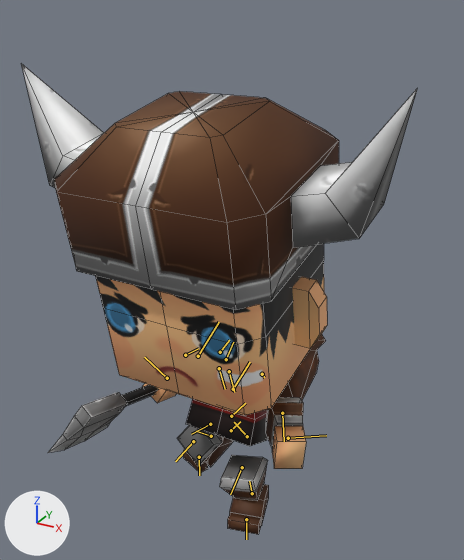
Renders of the FBX model dev/box/mini_knight.fbx from each side of a commit.
One viewpoint serves both versions: a 50 mm camera at (1.54, -2.73, 2.75) aimed at (0.03, 0.01, 1.38). The lights are fixed; the arrows at lower left show +X, +Y and +Z. Both versions are drawn at frame 1 of the action 'Armature|idle_knight'; the numbers are the values there. The bones that bend it are drawn over the model as lines. Mesh edges are drawn as thin lines.

Objects in the first picture: 'Mesh', 'axe', 'back', 'cap'.
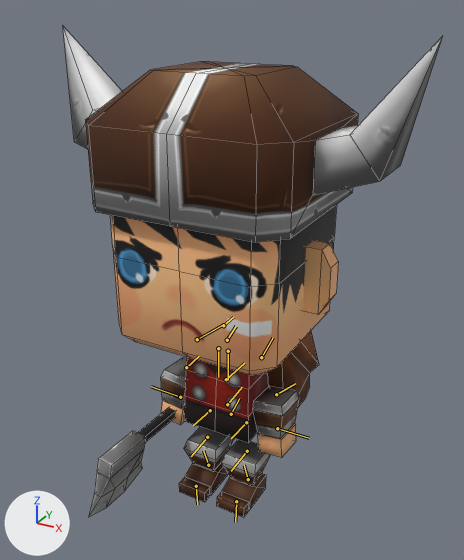
Location of each change, (x1, y1, x2, y2) in pixels of the pictures (464 x 560 px):
'cap', posed (13% shorter)
    before: (22, 64, 417, 310)
    after: (63, 27, 443, 242)
'Mesh', posed (8% taller)
    before: (96, 244, 327, 534)
    after: (110, 204, 338, 517)
'axe', posed (21% narrower, 61% taller)
    before: (48, 385, 159, 453)
    after: (88, 407, 176, 517)
'back', posed
    before: (279, 334, 326, 400)
    after: (268, 331, 319, 407)
bone 'hips', root to tip
    before: (231, 430) to (240, 421)
    after: (231, 414) to (239, 398)
bone 'spine', root to tip
    before: (231, 416) to (245, 403)
    after: (227, 404) to (242, 387)
bone 'ribs', root to tip
    before: (233, 389) to (250, 362)
    after: (226, 379) to (244, 363)
bone 'head', root to tip
    before: (220, 352) to (229, 340)
    after: (223, 325) to (233, 317)
bone 'upper_arm.L', root to tip
    before: (262, 374) to (264, 377)
    after: (261, 357) to (273, 337)
bone 'forearm.L', root to tip
    before: (282, 413) to (284, 441)
    after: (276, 394) to (295, 383)
bone 'upper_arm.R', root to tip
    before: (198, 356) to (219, 322)
    after: (197, 339) to (223, 324)
bone 'forearm.R', root to tip
    before: (185, 355) to (198, 348)
    after: (186, 367) to (199, 356)
bone 'thigh.L', root to tip
    before: (247, 436) to (234, 422)
    after: (246, 422) to (231, 438)
bone 'shin.L', root to tip
    before: (242, 467) to (230, 494)
    after: (247, 451) to (231, 471)
bone 'thigh.R', root to tip
    before: (210, 424) to (191, 434)
    after: (210, 410) to (193, 425)
bone 'shin.R', root to tip
    before: (193, 441) to (175, 461)
    after: (207, 437) to (191, 456)
bone 'lk_foot.L', root to tip
    before: (252, 493) to (251, 495)
    after: (248, 479) to (247, 480)
bone 'lk_foot.R', root to tip
    before: (211, 436) to (210, 437)
    after: (208, 465) to (207, 465)
bone 'toe.R', root to tip
    before: (199, 457) to (199, 475)
    after: (196, 486) to (197, 504)

The edits, one by one:
Bone 'hips' (bone_hips) moves from (0.0, -0.044, -0.109) to (0.0, 0.0, 0.0).
Bone 'hips' (bone_hips) turns from (-27, 0, 0) to (0, 0, 0) degrees about its own x, y and z.
Bone 'spine' (bone_spine) turns from (16, 0, 0) to (0, 0, 0) degrees about its own x, y and z.
Bone 'ribs' (bone_ribs) turns from (31, 0, 0) to (0, 0, 0) degrees about its own x, y and z.
Bone 'head' (bone_head) turns from (-10, 0, 0) to (0, 0, 0) degrees about its own x, y and z.
Bone 'upper_arm.L' (bone_upper_arm_l) turns from (44, 8, -35) to (0, 0, 0) degrees about its own x, y and z.
Bone 'forearm.L' (bone_forearm_l) turns from (37, 3, -25) to (0, 0, 0) degrees about its own x, y and z.
Bone 'upper_arm.R' (bone_upper_arm_r) turns from (-19, 26, -16) to (0, 0, 0) degrees about its own x, y and z.
Bone 'forearm.R' (bone_forearm_r) turns from (44, -5, 32) to (0, 0, 0) degrees about its own x, y and z.
Bone 'thigh.L' (bone_thigh_l) turns from (-27, 15, 1) to (0, 0, 0) degrees about its own x, y and z.
Bone 'shin.L' (bone_shin_l) turns from (63, -1, -2) to (0, 0, 0) degrees about its own x, y and z.
Bone 'thigh.R' (bone_thigh_r) turns from (22, -32, -7) to (0, 0, 0) degrees about its own x, y and z.
Bone 'shin.R' (bone_shin_r) turns from (71, 2, 2) to (0, 0, 0) degrees about its own x, y and z.
Bone 'lk_foot.L' (bone_lk_foot_l) moves from (0.079, 0.099, -0.003) to (0.0, 0.0, 0.0).
Bone 'lk_foot.L' (bone_lk_foot_l) turns from (3, 1, -15) to (0, 0, 0) degrees about its own x, y and z.
Bone 'lk_foot.R' (bone_lk_foot_r) moves from (-0.091, -0.186, -0.063) to (0.0, 0.0, 0.0).
Bone 'lk_foot.R' (bone_lk_foot_r) turns from (31, -2, 21) to (0, 0, 0) degrees about its own x, y and z.
Bone 'toe.R' (bone_toe_r) turns from (33, 0, 1) to (0, 0, 0) degrees about its own x, y and z.
